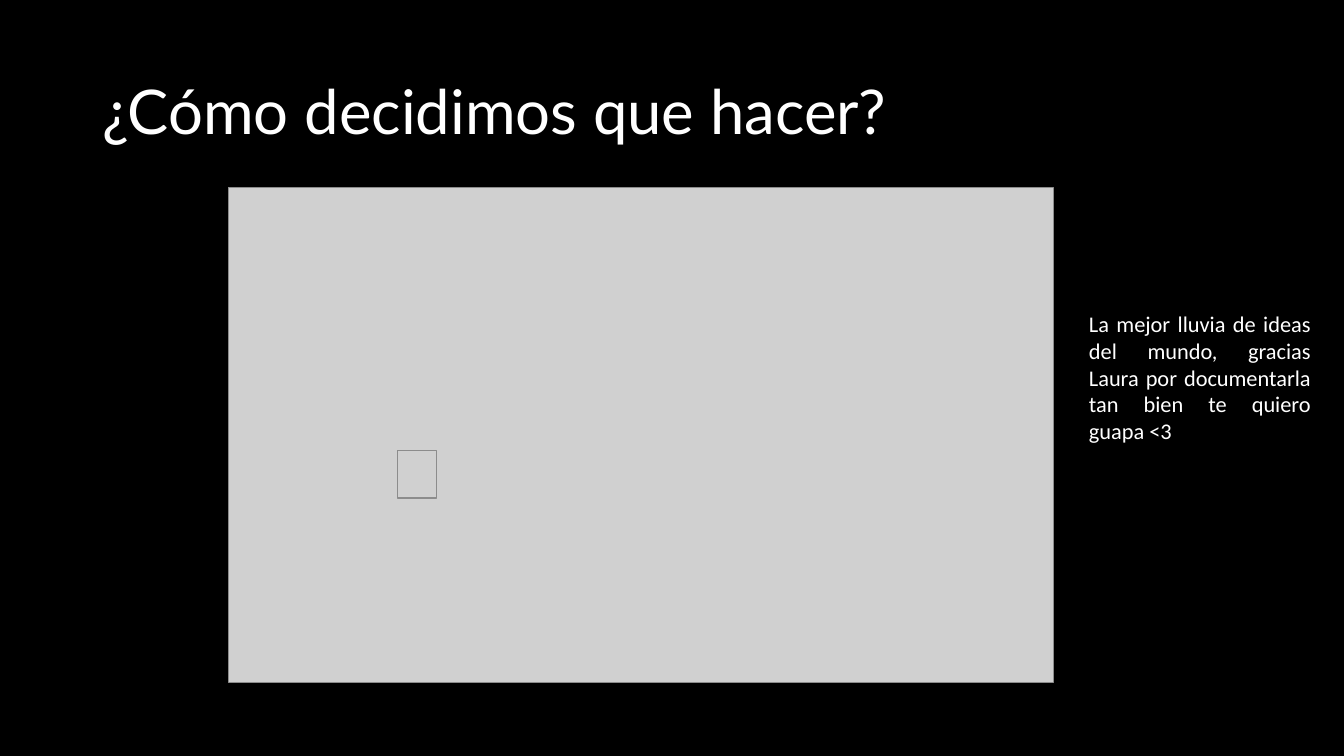
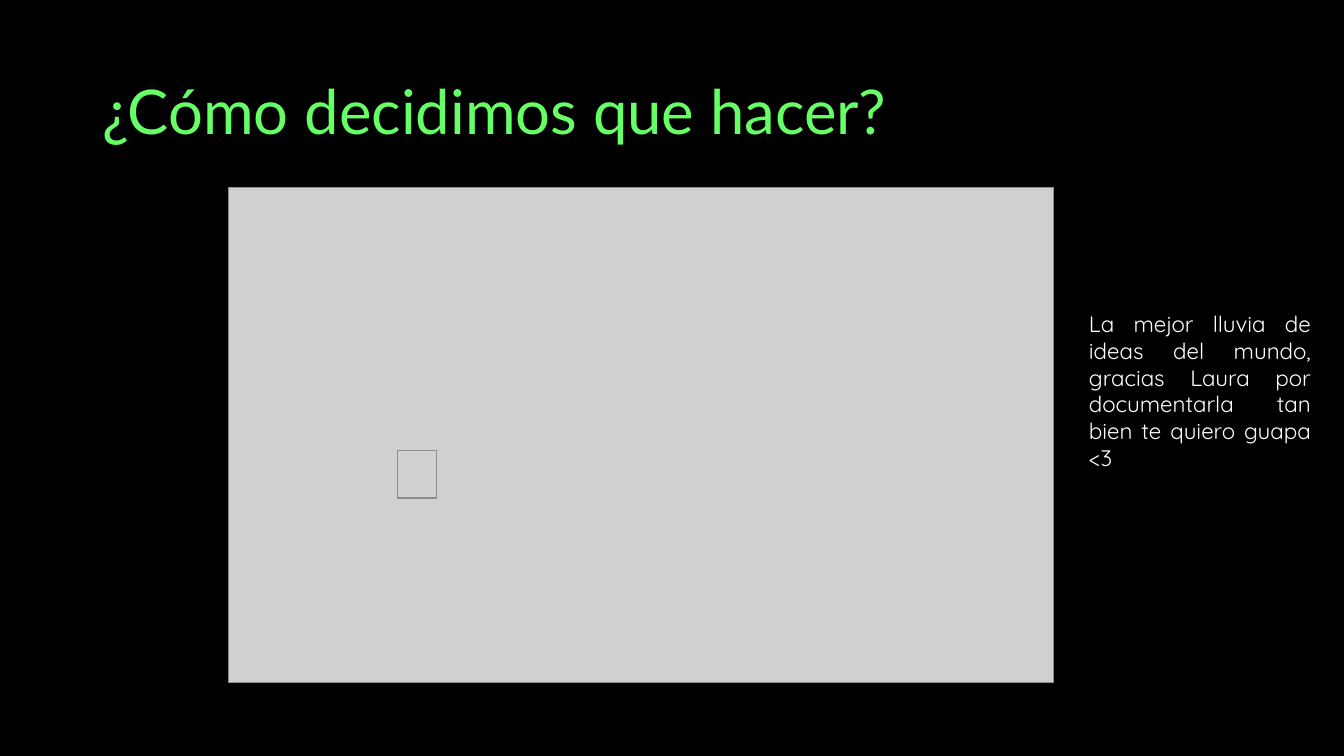
Before and after one commit to Xuppap-Inc/VerdantSorrow, a slide deck: slide 3 of Hitos/Presentacion hito 0.pptx. Drawn at 1344x756 pixels with LibreOffice and Linux fonts; fonts in the diff are those of the drawing; grey boxes stand for pictures. Boxes give left, top, right and bottom in pixels: in the first picture for what was removed or moved away, otherwise in the second. Text is boxed around its words. In the diff, an @@ line names an element or a change of style, - is before the commit and + after.

```diff
--- a/Hitos/Presentacion hito 0.pptx
+++ b/Hitos/Presentacion hito 0.pptx
@@ title "¿Cómo decidimos que hacer?" at [102,88,886,145]: text colour #FFFFFF to #66FF66 @@
@@ text "La mejor lluvia de ideas ..." at [1089,315,1311,467]: font Calibri to Quicksand @@
```
Also in this commit, not shown: 4 other slides changed, 4 slides added, 2 slides removed.
